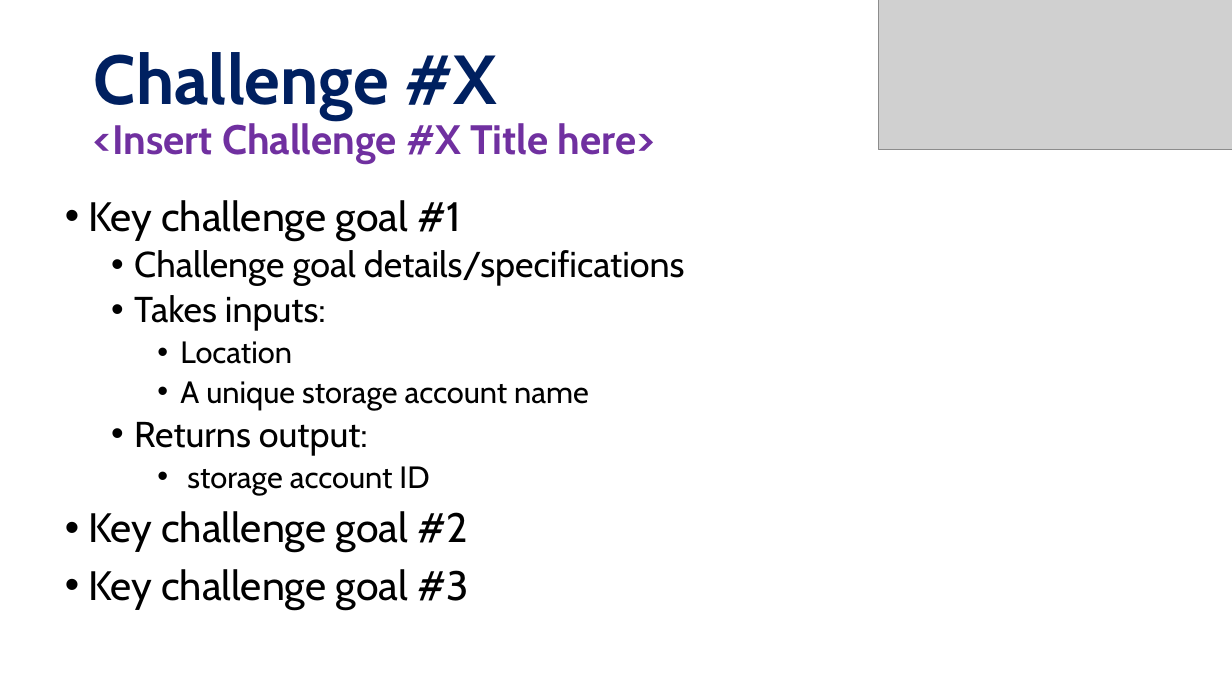
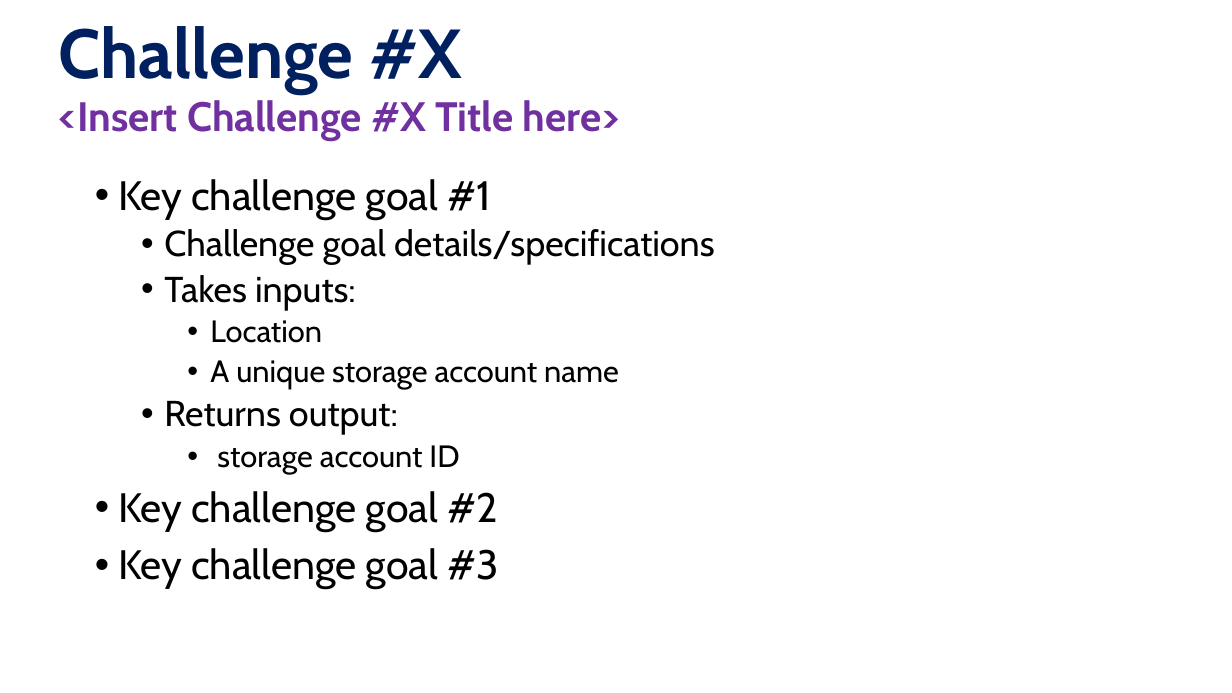
Before and after one commit to microsoft/WhatTheHack, a slide deck: slide 12 of xxx-IntroToKubernetes/Coach/Lectures.pptx. Drawn at 1232x693 pixels with LibreOffice and Linux fonts; fonts in the diff are those of the drawing; grey boxes stand for pictures; background and template pictures are left out. Boxes give left, top, right and bottom in pixels: in the first picture for what was removed or moved away, otherwise in the second. Text is boxed around its words. In the diff, an @@ line names an element or a change of style, - is before the commit and + after.

```diff
--- a/xxx-IntroToKubernetes/Coach/Lectures.pptx
+++ b/xxx-IntroToKubernetes/Coach/Lectures.pptx
@@ title "Challenge #X" at box(59, 26, 462, 93): vertical alignment middle to bottom @@
@@ title at box(59, 26, 462, 93): text changed; size 32 to 54 pt; text colour #7030A0 to #002060 @@
-Challenge #X
-<Insert Challenge #X Title here>
+Challenge #X
@@ picture removed at box(879, 0, 1232, 149) @@
@@ text added at box(59, 100, 620, 141), 32 pt, text #7030A0, bold @@
+<Insert Challenge #X Title here>
@@ text "Key challenge goal #1": place and size @@
-text "Key challenge goal #1" at box(88, 200, 685, 610)
+text "Key challenge goal #1" at box(118, 179, 715, 589)
```
Also in this commit, not shown: 11 other slides changed.
